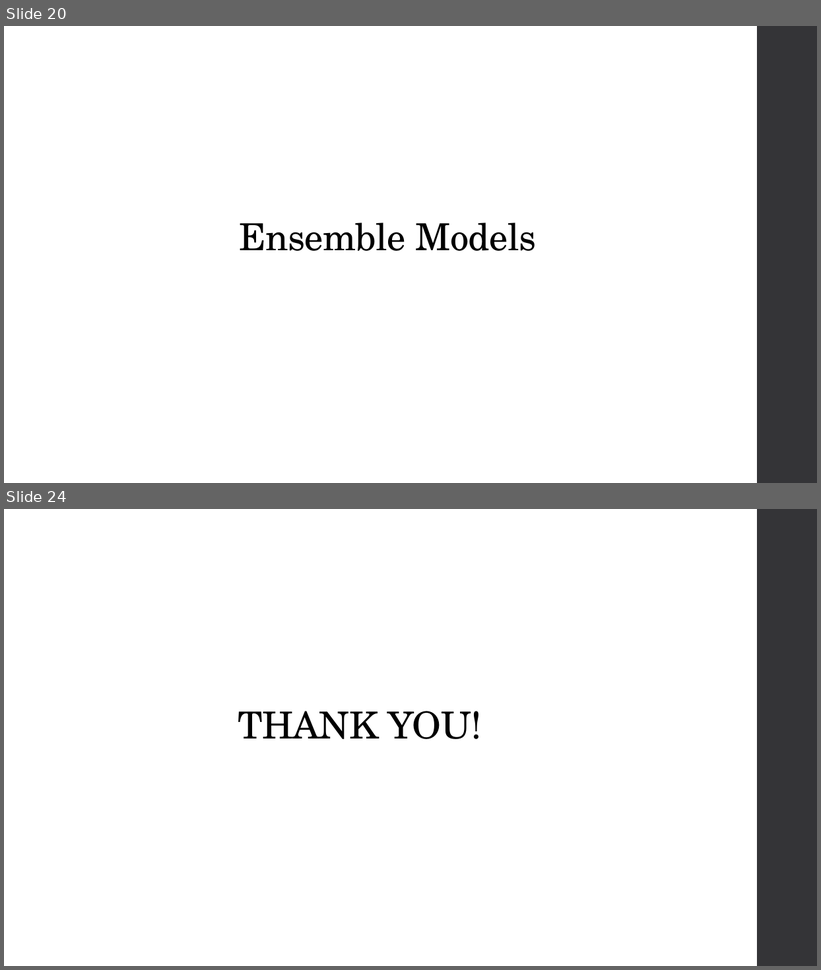
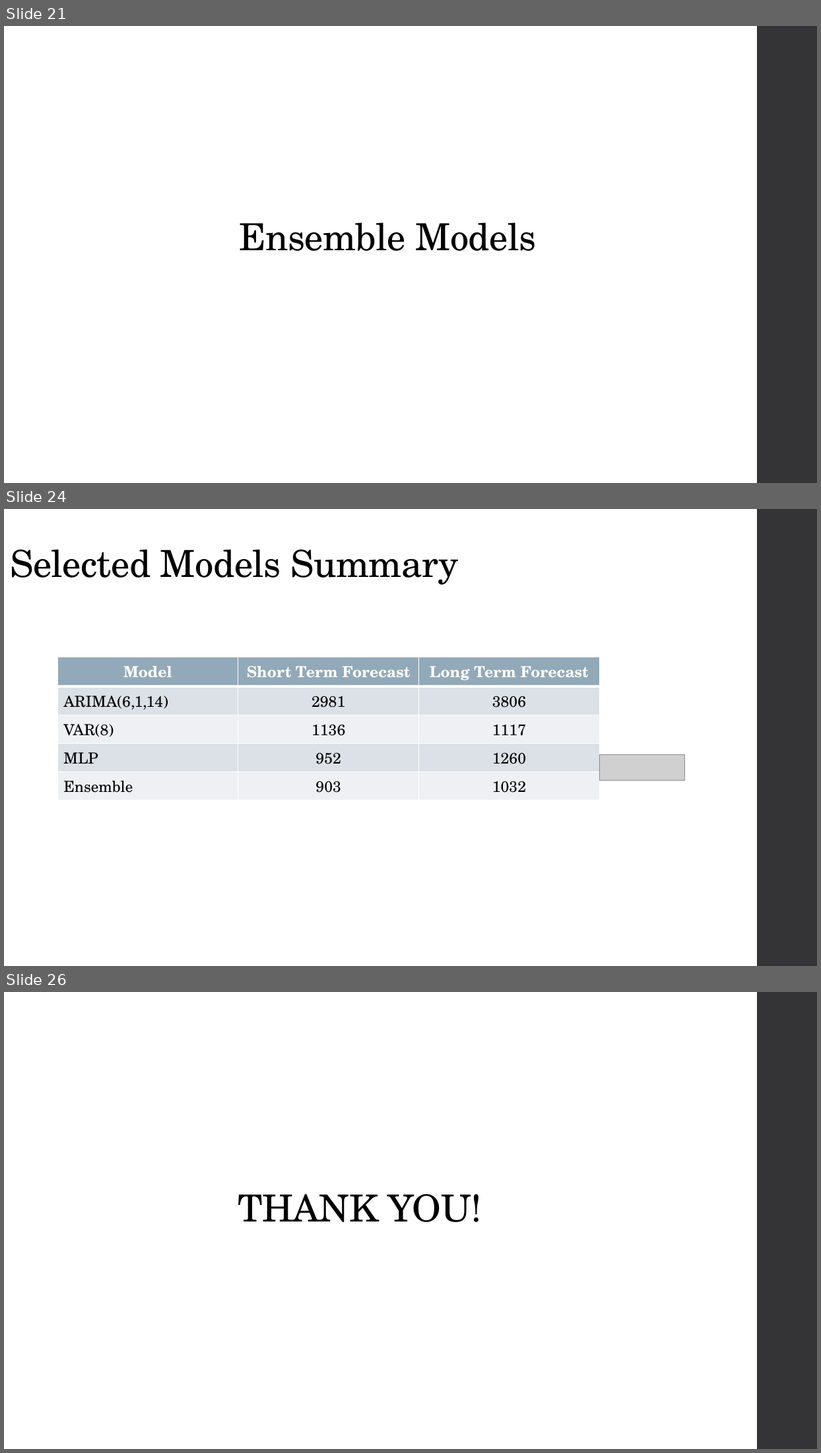
Before and after one commit to C-Stewart-GH/Forecasting_Texas_Covid_Case_Count, a slide deck: PPT_Files/Cameron_PartB_Slides.pptx. Shown one above the other, each under a label of ours: slides 20 and 24 before the commit, slides 21, 24 and 26 after it; the slides between them are not shown. The pictures are 821x970 and 821x1453 pixels, drawn with LibreOffice and Linux fonts; fonts in the diff are those of the drawing; grey boxes stand for pictures. Boxes give left, top, right and bottom in pixels: in the first picture for what was removed or moved away, otherwise in the second. Text is boxed around its words. In the diff, an @@ line names an element or a change of style, - is before the commit and + after.

```diff
--- a/PPT_Files/Cameron_PartB_Slides.pptx
+++ b/PPT_Files/Cameron_PartB_Slides.pptx
@@ slide 24 added at box(4, 509, 817, 966), background #FFFFFF; not listed: 1 template element that a slide beside it also shows @@
@@ title added at box(10, 549, 459, 585), 44 pt, text #000000 @@
+Selected Models Summary
@@ table added at box(57, 657, 599, 795), 5 rows, 3 columns @@
+Model | Short Term Forecast | Long Term Forecast
+ARIMA(6,1,14) | 2981 | 3806
+VAR(8) | 1136 | 1117
+MLP | 952 | 1260
+Ensemble | 903 | 1032
@@ picture added at box(600, 755, 684, 780) @@
@@ what was slide 20 is now slide 21 @@
@@ what was slide 24 is now slide 26 @@
```
Also in this commit, not shown: 5 slides changed, 6 other slides added, 4 slides removed, 5 other files.
